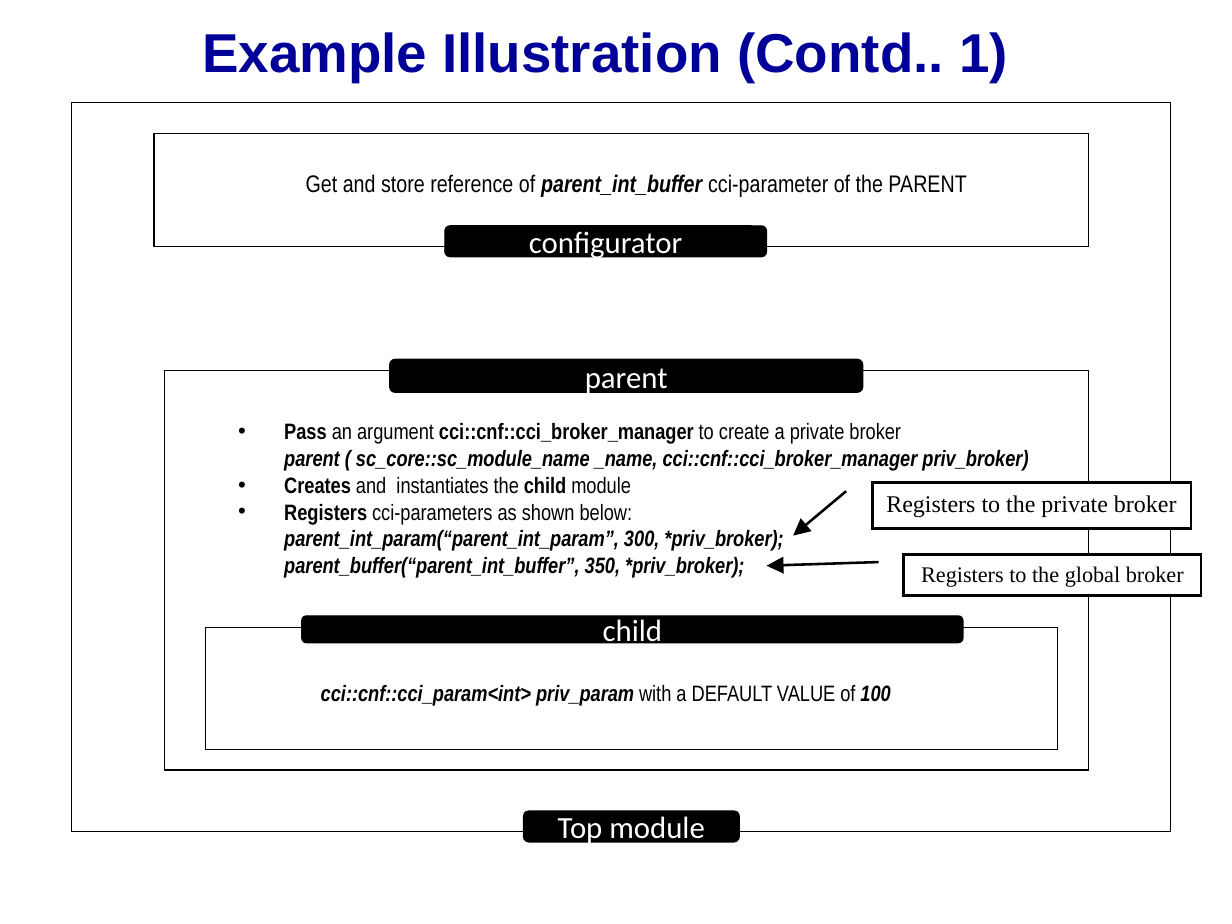
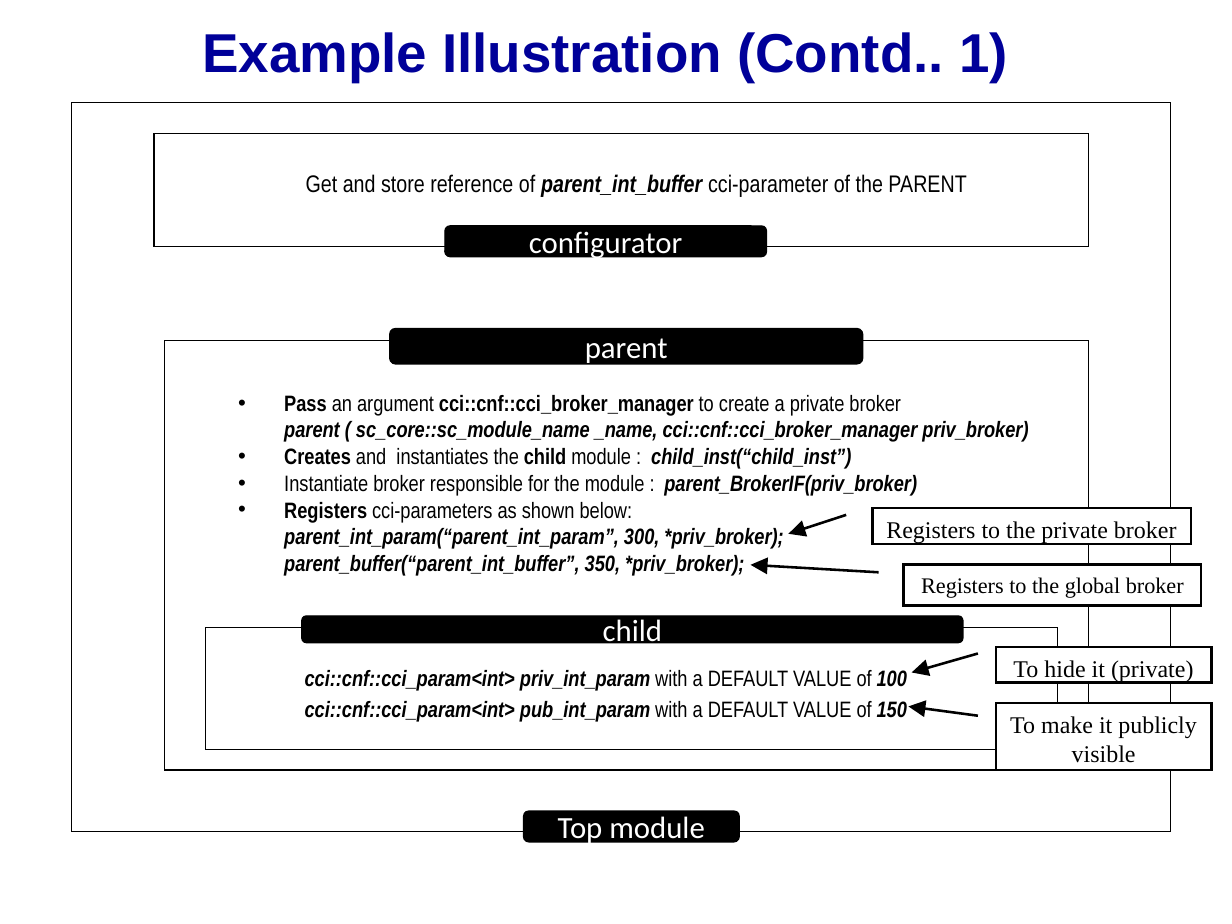
Before and after one commit to accellera-official/cci, a slide deck: slide 4 of examples/ex14_Hiding_Parameters/docs/ex14_Hiding_Parameters.ppt. Drawn at 1232x924 pixels with LibreOffice and Linux fonts; fonts in the diff are those of the drawing; background and template pictures are left out. Boxes give left, top, right and bottom in pixels: in the first picture for what was removed or moved away, otherwise in the second. Text is boxed around its words. In the diff, an @@ line names an element or a change of style, - is before the commit and + after.

```diff
--- a/examples/ex14_Hiding_Parameters/docs/ex14_Hiding_Parameters.ppt
+++ b/examples/ex14_Hiding_Parameters/docs/ex14_Hiding_Parameters.ppt
@@ rounded rectangle "parent": place and size @@
-rounded rectangle "parent" at (389, 360, 862, 393)
+rounded rectangle "parent" at (389, 329, 862, 365)
@@ rectangle: place and size @@
-rectangle at (164, 371, 1088, 770)
+rectangle at (164, 341, 1088, 770)
@@ rectangle "Pass an argument cci::cnf::cci_broker_manager to ...": place and size @@
-rectangle "Pass an argument cci::cnf::cci_broker_manager to ..." at (225, 410, 1036, 585)
+rectangle "Pass an argument cci::cnf::cci_broker_manager to ..." at (225, 379, 1036, 585)
@@ text in rectangle at (284, 448, 917, 496): text changed @@
-• Creates and instantiates the child module
+• Creates and instantiates the child module : child_inst(“child_inst”)
+• Instantiate broker responsible for the module : parent_BrokerIF(priv_broker)
@@ border callout "Registers to the private broker" at (872, 509, 1190, 545): proportions changed @@
@@ border callout "Registers to the private broker": place and size @@
-border callout "Registers to the private broker" at (872, 483, 1190, 530)
+border callout "Registers to the private broker" at (872, 509, 1190, 545)
@@ border callout "Registers to the global broker": place and size @@
-border callout "Registers to the global broker" at (903, 554, 1201, 595)
+border callout "Registers to the global broker" at (903, 564, 1201, 605)
@@ border callout "Registers to the global broker" at (903, 564, 1201, 605): proportions changed @@
@@ border callout added at (995, 647, 1211, 683), fill #FFFFFF, outline #000000 1.5 pt, 14 pt, text #000000 @@
+To hide it (private)
@@ rectangle "cci::cnf::cci_param<int> priv_int_param with a DEFAULT ...": place and size @@
-rectangle "cci::cnf::cci_param<int> priv_int_param with a DEFAULT ..." at (277, 668, 934, 719)
+rectangle "cci::cnf::cci_param<int> priv_int_param with a DEFAULT ..." at (277, 668, 934, 689)
@@ text in rectangle at (305, 670, 907, 691): text changed @@
-cci::cnf::cci_param<int> priv_param with a DEFAULT VALUE of 100
+cci::cnf::cci_param<int> priv_int_param with a DEFAULT VALUE of 100
@@ rectangle added at (277, 699, 934, 719), outline #FFFFFF 0.74 pt, 13 pt, text #000000, bold, italic @@
+cci::cnf::cci_param<int> pub_int_param with a DEFAULT VALUE of 150
@@ border callout added at (995, 703, 1211, 770), fill #FFFFFF, outline #000000 1.5 pt, 14 pt, text #000000 @@
+To make it publicly visible
```
Also in this commit, not shown: 7 other slides changed, 1 slide added.
